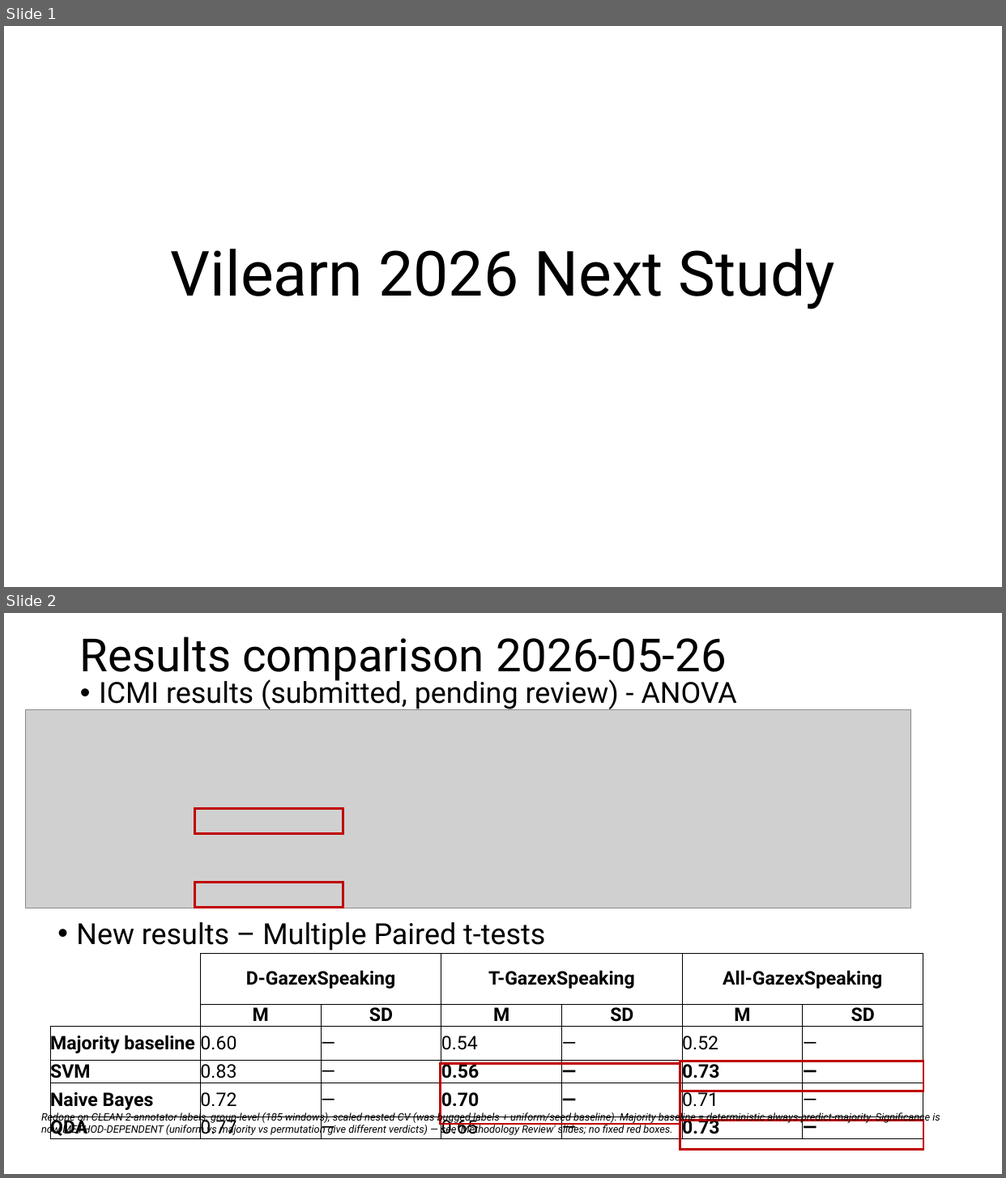
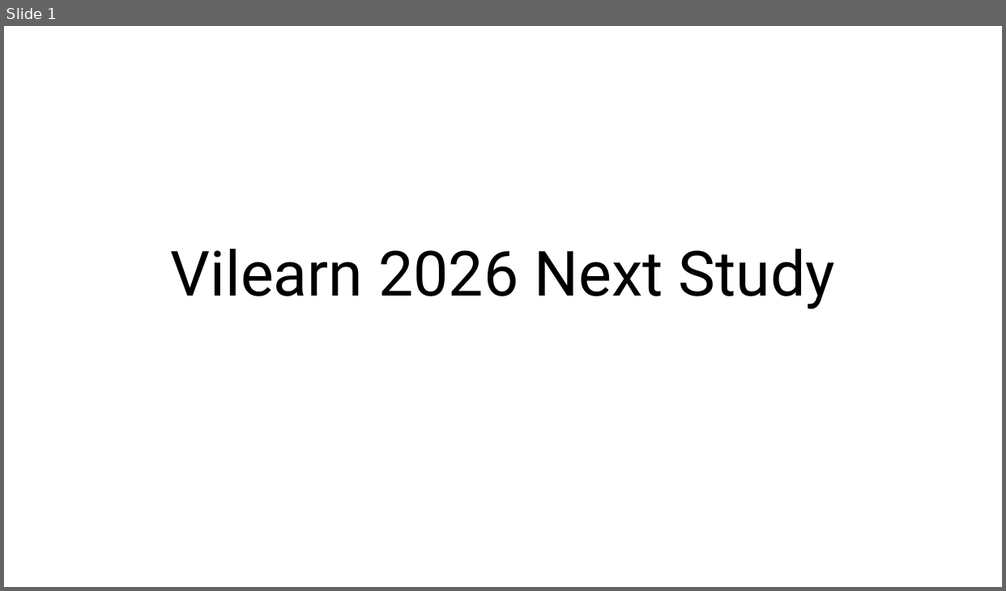
Before and after one commit to carlotes247/vilearn_ml, a slide deck: discover/2026_March_ViLearn_Planning.pptx. Shown one above the other, each under a label of ours: slides 1 and 2 before the commit, slide 1 after it. The pictures are 1006x1178 and 1006x591 pixels, drawn with LibreOffice and Linux fonts; fonts in the diff are those of the drawing; grey boxes stand for pictures. Boxes give left, top, right and bottom in pixels: in the first picture for what was removed or moved away, otherwise in the second. Text is boxed around its words. In the diff, an @@ line names an element or a change of style, - is before the commit and + after.

```diff
--- a/discover/2026_March_ViLearn_Planning.pptx
+++ b/discover/2026_March_ViLearn_Planning.pptx
@@ slide 2 removed at box(4, 613, 1002, 1174), background #FFFFFF @@
@@ title removed at box(80, 636, 727, 682) @@
-Results comparison 2026-05-26
@@ text removed at box(99, 676, 737, 710) @@
-• ICMI results (submitted, pending review) - ANOVA
@@ picture removed at box(26, 709, 911, 909) @@
@@ rectangle removed at box(195, 808, 343, 834) @@
@@ rectangle removed at box(195, 883, 343, 908) @@
@@ text removed at box(76, 922, 545, 951) @@
-• New results – Multiple Paired t-tests
@@ table removed at box(50, 954, 924, 1142), 6 rows, 7 columns @@
- | D-GazexSpeaking |  | T-GazexSpeaking |  | All-GazexSpeaking | 
- | M | SD | M | SD | M | SD
-Majority baseline | 0.60 | — | 0.54 | — | 0.52 | —
-SVM | 0.83 | — | 0.56 | — | 0.73 | —
-Naive Bayes | 0.72 | — | 0.70 | — | 0.71 | —
-QDA | 0.77 | — | 0.65 | — | 0.73 | —
@@ rectangle removed at box(441, 1063, 680, 1124) @@
@@ rectangle removed at box(680, 1062, 924, 1092) @@
@@ text removed at box(41, 1111, 940, 1136) @@
-Redone on CLEAN 2-annotator labels, group-level (185 windows), scaled nested CV (was bugged labels + uniform/seed baseline). Majority baseline = deterministic always-predict-majority. Significance is now METHOD-DEPENDENT (uniform vs majority vs permutation give different verdicts) — see 'Methodology Review' slides; no fixed red boxes.
@@ rectangle removed at box(680, 1121, 924, 1151) @@
```
Also in this commit, not shown: 2 slides added, 1 other file.
